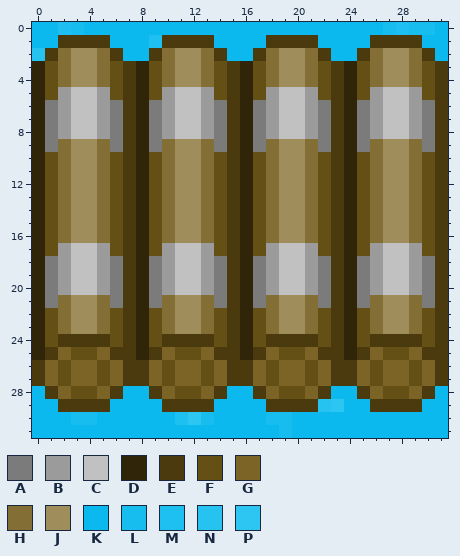
One commit to this pixel-art sprite: resources/tiles/HoriBridge.png. This is how it looked before the edit.
The file is 32x32 pixels. Colours within 5 levels of each other are drawn and written as one.
Palette (. is transparent): A #7b7b7b  B #9b9b9b  C #c1c1c1  D #302508  E #4b3a0d  F #644f15  G #7b6426  H #836e36  J #9f8d5b  K #0cb9ef  L #18bdef  M #1ec0f1  N #26c3f1  P #2dc5f2
Pixels before, first column x 0:
 0 KKMLKKKKKKKKKKKKKKKKKKKKKKKLMLLK
 1 KKEEEEKKKMEEEEKKKKEEEEKKKKEEEEKK
 2 NEHJJHEKKEHJJHEKKEHJJHEKKEHJJHEK
 3 DFHJJHFEDFHJJHFEDFHJJHFEDFHJJHFE
 4 DFHJJHFEDFHJJHFEDFHJJHFEDFHJJHFE
 5 DFBCCBFEDFBCCBFEDFBCCBFEDFBCCBFE
 6 DABCCBAEDABCCBAEDABCCBAEDABCCBAE
 7 DABCCBAEDABCCBAEDABCCBAEDABCCBAE
 8 DABCCBAEDABCCBAEDABCCBAEDABCCBAE
 9 DAHJJHAEDAHJJHAEDAHJJHAEDAHJJHAE
10 DFHJJHFEDFHJJHFEDFHJJHFEDFHJJHFE
11 DFHJJHFEDFHJJHFEDFHJJHFEDFHJJHFE
12 DFHJJHFEDFHJJHFEDFHJJHFEDFHJJHFE
13 DFHJJHFEDFHJJHFEDFHJJHFEDFHJJHFE
14 DFHJJHFEDFHJJHFEDFHJJHFEDFHJJHFE
15 DFHJJHFEDFHJJHFEDFHJJHFEDFHJJHFE
16 DFHJJHFEDFHJJHFEDFHJJHFEDFHJJHFE
17 DFBCCBFEDFBCCBFEDFBCCBFEDFBCCBFE
18 DABCCBAEDABCCBAEDABCCBAEDABCCBAE
19 DABCCBAEDABCCBAEDABCCBAEDABCCBAE
20 DABCCBAEDABCCBAEDABCCBAEDABCCBAE
21 DAHJJHAEDAHJJHAEDAHJJHAEDAHJJHAE
22 DFHJJHFEDFHJJHFEDFHJJHFEDFHJJHFE
23 DFHJJHFEDFHJJHFEDFHJJHFEDFHJJHFE
24 DFEEEEFEDFEEEEFEDFEEEEFEDFEEEEFE
25 DEGFFGEEDEGFFGEEDEGFFGEEDEGFFGEE
26 EGFGGFGEEGFGGFGEEGFGGFGEEGFGGFGE
27 EGFGGFGEEGFGGFGEEGFGGFGEEGFGGFGE
28 KEGFFGEKKEGFFGEKKEGFFGEKKEGFFGEK
29 KKEEEEKKKKEEEEKKKKEEEENPKKEEEEKK
30 KKKLLKKKKKKMPLKKKKLLKKKKKKKKKKKK
31 KKKKKKKKKKKKKKKKKKKLKKKKKKKKKKKK
The same view after the edit:
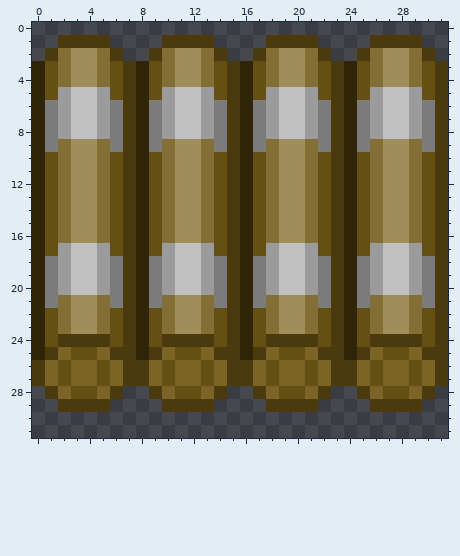
The exact change:
Changed rows in their new state; - is an unchanged pixel.
first column x 0:
 0 ................................
 1 ..----....----....----....----..
 2 .------..------..------..------.
first column x 0:
28 .------..------..------..------.
29 ..----....----....----....----..
30 ................................
31 ................................
Boxes around the changes in both pictures, in picture pixels (x1, y1, x2, y2):
erased: (32, 22, 448, 61)
erased: (32, 386, 448, 438)
